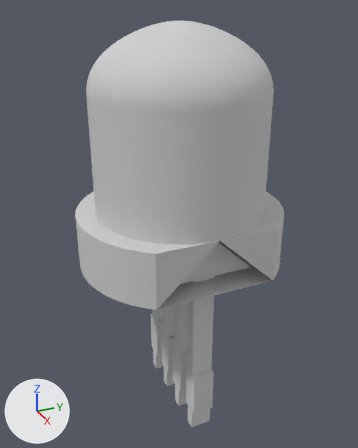
The glTF model feature/led_color/3d/led_cylinder_rgb/led_cylinder_rgb_parts.glb as it was, and as the next commit left it.
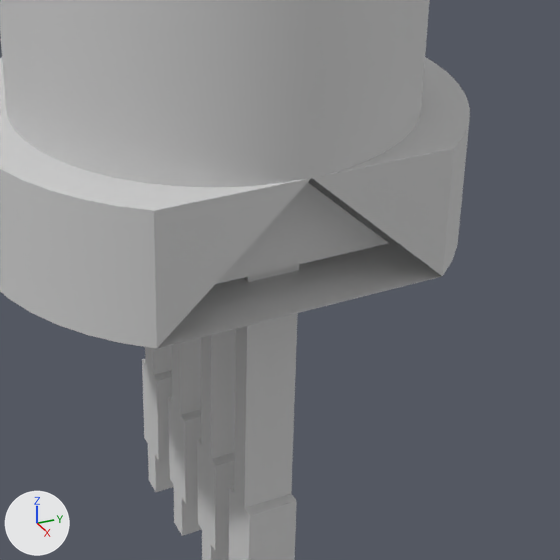
Each version is shown whole from a 50 mm lens placed at (0.00888, -0.00401, 0.0052), pointed at (-0.00025, 0.00009, 0.00064), then close up on the part from 26% to 90% of the width and 38% to 88% of the height. Arrows for +X, +Y and +Z are at lower left; the lights stay in place. The older version's two pictures come first. Where no turn or scale is listed for an object, it has been applied to the vertices. Vertices at exactly the same position are counted once.

Objects in the first close-up: 'led_cylinder_rgb_blue', 'led_cylinder_rgb_green', 'led_cylinder_rgb_ground', 'led_cylinder_rgb_head', 'led_cylinder_rgb_red'.
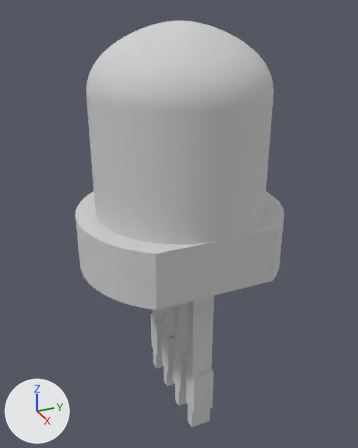
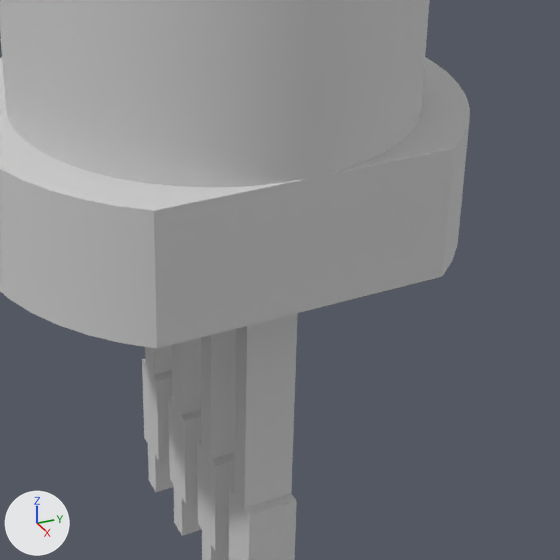
What differs and where, as boxes (x1, y1, x2, y2) in the close-ups (560 x 560 px):
part 1 of me_led_cylinder_rgb_head, deleted: before (216, 183, 388, 284)
part 2 of me_led_cylinder_rgb_head, added: after (157, 178, 442, 349)

What the commit changed:
me_led_cylinder_rgb_head is used by ob_led_cylinder_rgb_head; location (0.0, 0.0, 0.0).
Verts and faces of me_led_cylinder_rgb_head; kept vertices keep their numbers, new ones are numbered from 1686.
Before the commit, vertices of me_led_cylinder_rgb_head: 0 (0.00177, 0.00126, 0.0) at pixel (442, 276), 2 (0.00177, 0.0, 0.00116) at pixel (311, 177), 4 (0.00177, -0.00126, 0.0) at pixel (156, 348).
me_led_cylinder_rgb_head had 1686 vertices, 3362 faces and spanned x -0.00217..0.00177, y -0.00217..0.00217, z 0.0..0.00482.
me_led_cylinder_rgb_head now has 1683 vertices, 3362 faces and spans x -0.00217..0.00177, y -0.00217..0.00217, z 0.0..0.00482.
me_led_cylinder_rgb_head part 1: the loose piece of 3 vertices spanning x 0.00136, y -0.00099..0.00099, z 0.00017..0.00108 is deleted.
Part 2, on me_led_cylinder_rgb_head:
New faces: (0, 2, 4).
